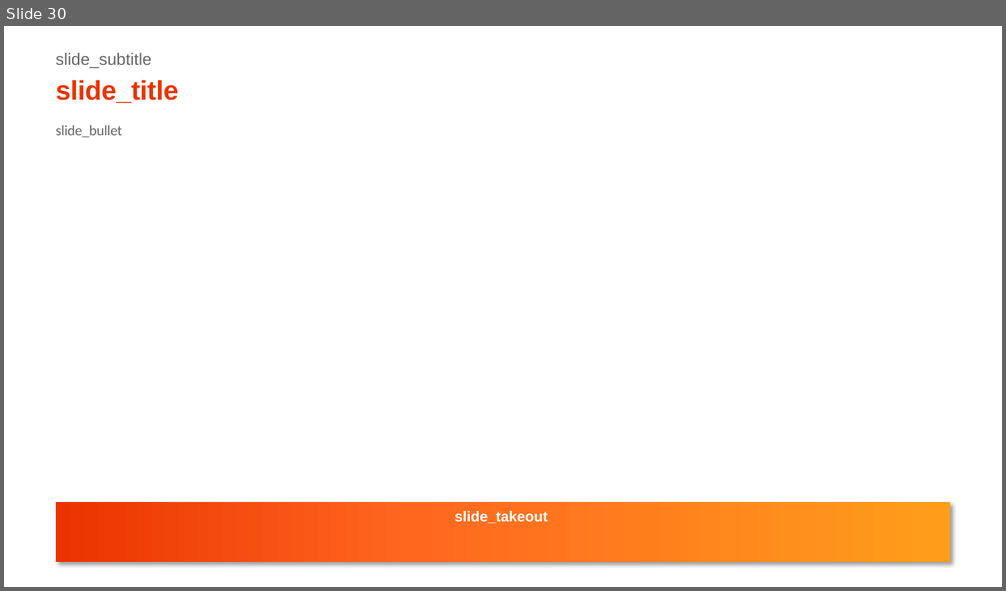
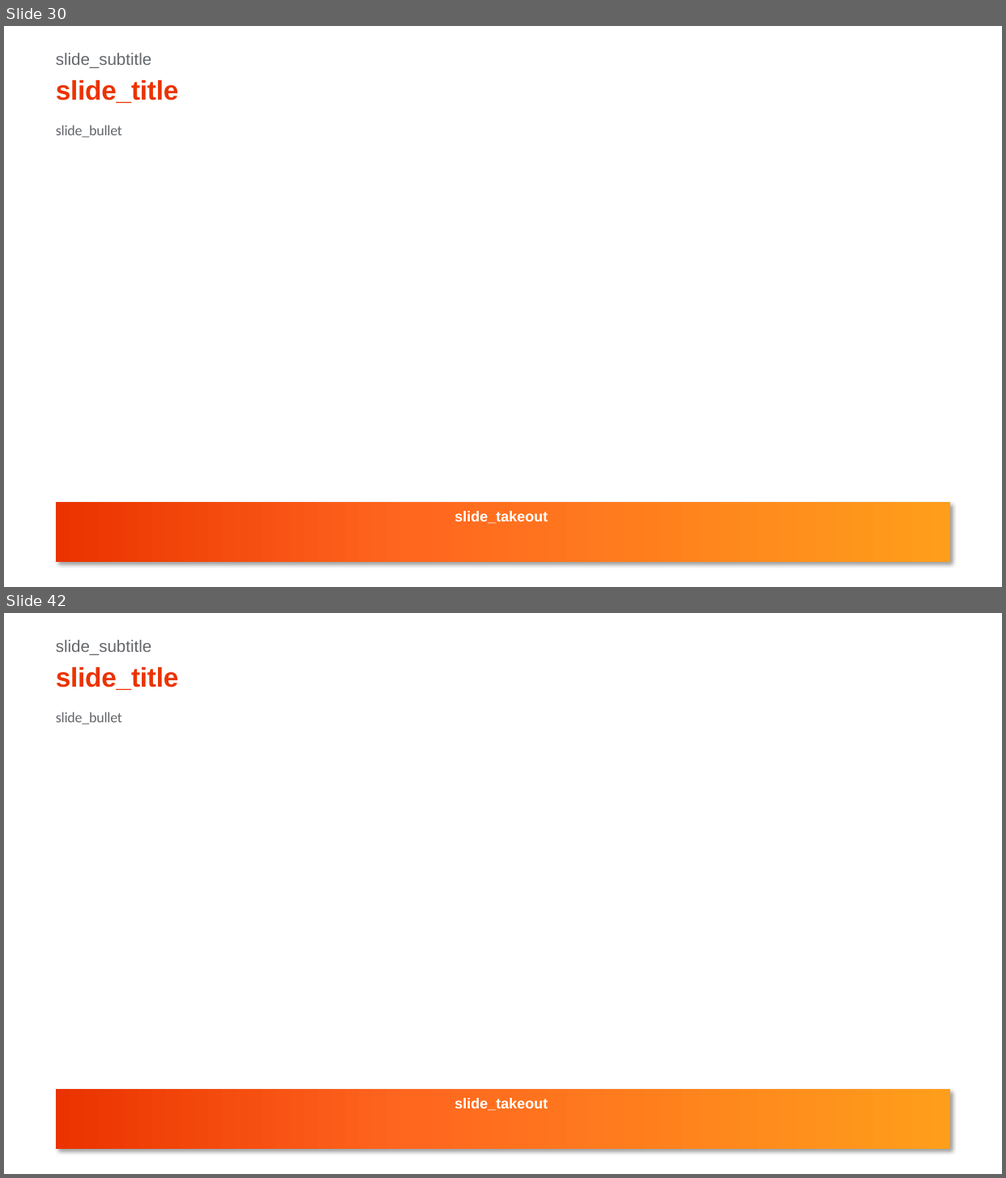
Before and after one commit to xpistos90210/templates, a slide deck: CONAN_content.pptx. Shown one above the other, each under a label of ours: slide 30 before the commit, slides 30 and 42 after it; the slides between them are not shown. The pictures are 1006x591 and 1006x1178 pixels, drawn with LibreOffice and Linux fonts; fonts in the diff are those of the drawing. Boxes give left, top, right and bottom in pixels: in the first picture for what was removed or moved away, otherwise in the second. Text is boxed around its words. In the diff, an @@ line names an element or a change of style, - is before the commit and + after.

```diff
--- a/CONAN_content.pptx
+++ b/CONAN_content.pptx
@@ slide 42 added at (x1=4, y1=613, x2=1002, y2=1174), background #FFFFFF @@
@@ text added at (x1=56, y1=640, x2=151, y2=655), 16 pt, text #63666A @@
+slide_subtitle
@@ title added at (x1=56, y1=666, x2=178, y2=690), 26 pt, text #EB3300, bold @@
+slide_title
@@ text added at (x1=56, y1=712, x2=122, y2=725), 14 pt, text #63666A @@
+slide_bullet
@@ rectangle added at (x1=56, y1=1089, x2=950, y2=1149), fill gradient #EB3300 to #FF671F to #FF9E1B @@
@@ text added at (x1=454, y1=1098, x2=548, y2=1111), 14 pt, text #FFFFFF, bold @@
+slide_takeout
```
Also in this commit, not shown: 19 other slides added.
